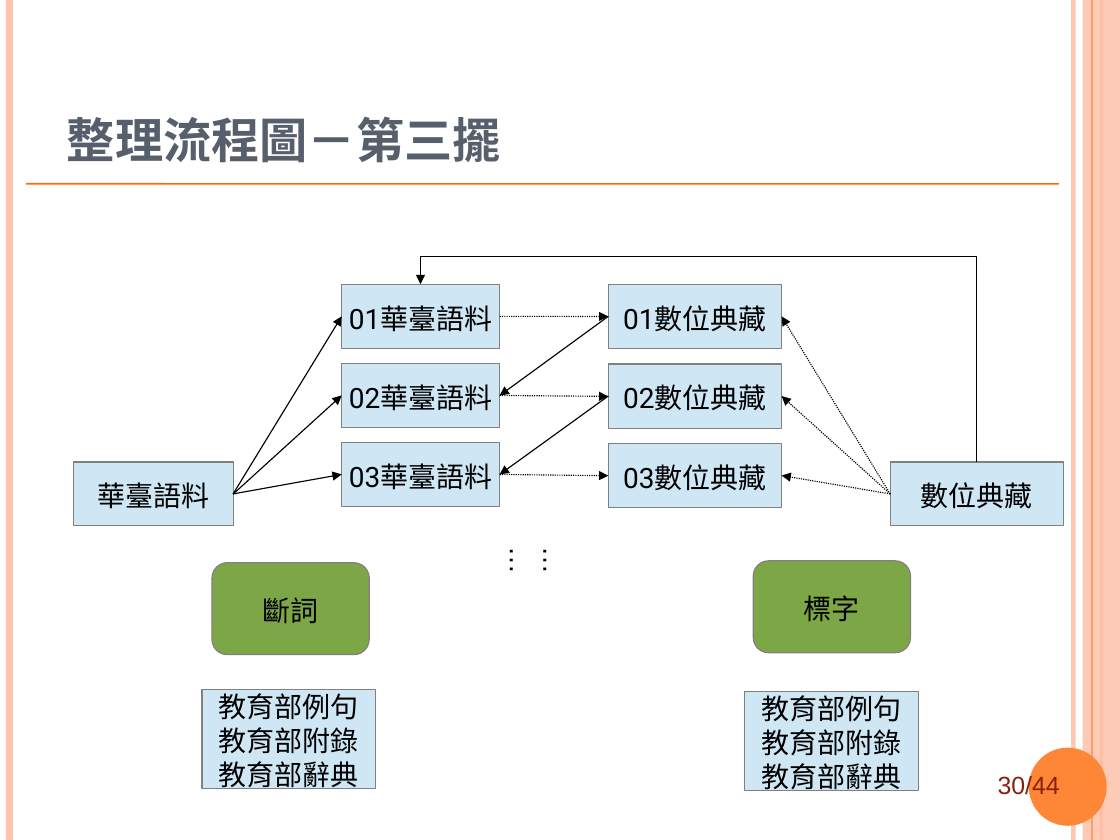
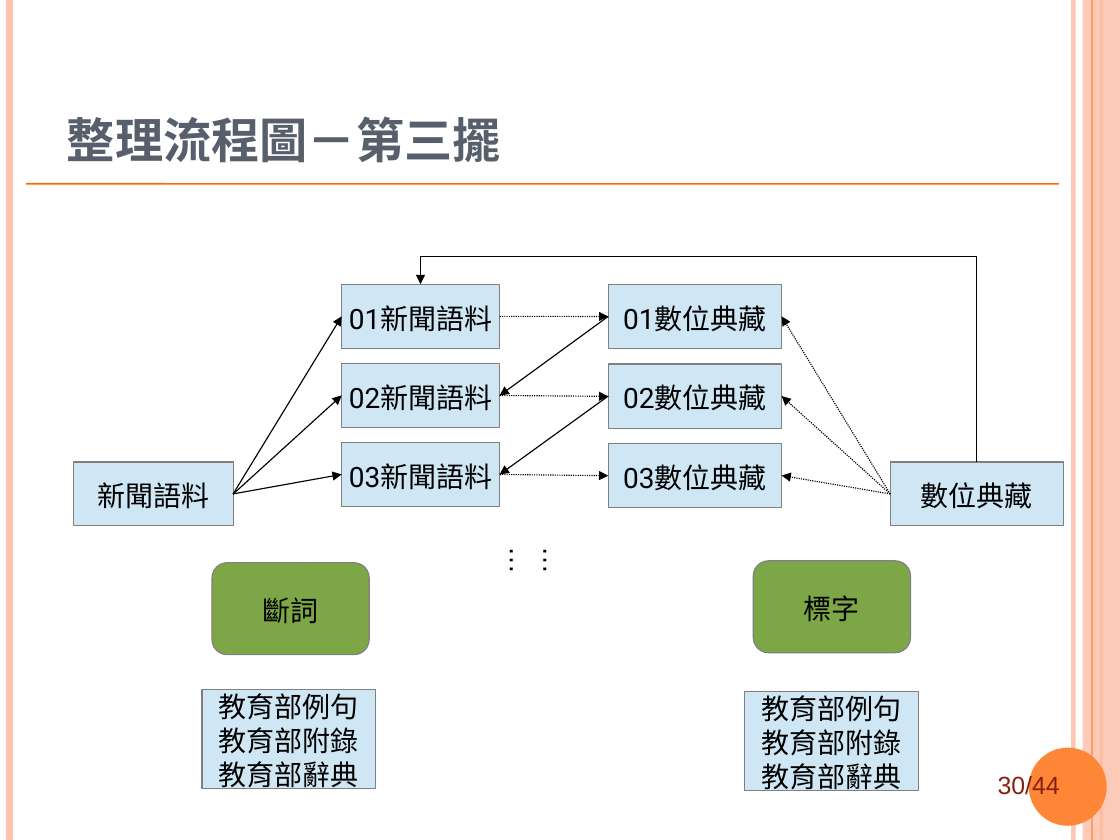
Before and after one commit to sih4sing5hong5/po3-ko3_tau5-iann2-phinn3, a slide deck: slide 30 of 翻譯報告.ppt. Drawn at 1120x840 pixels with LibreOffice and Linux fonts; fonts in the diff are those of the drawing; background and template pictures are left out. Boxes give left, top, right and bottom in pixels: in the first picture for what was removed or moved away, otherwise in the second. Text is boxed around its words. In the diff, an @@ line names an element or a change of style, - is before the commit and + after.

```diff
--- a/翻譯報告.ppt
+++ b/翻譯報告.ppt
@@ text in rectangle at box(349, 305, 492, 332): text changed @@
-01華臺語料
+01新聞語料
@@ text in rectangle at box(349, 384, 492, 411): text changed @@
-02華臺語料
+02新聞語料
@@ text in rectangle at box(349, 463, 492, 490): text changed @@
-03華臺語料
+03新聞語料
@@ text in rectangle at box(97, 482, 209, 509): text changed; font Roboto to Arial @@
-華臺語料
+新聞語料
```
Also in this commit, not shown: 15 other slides changed.
